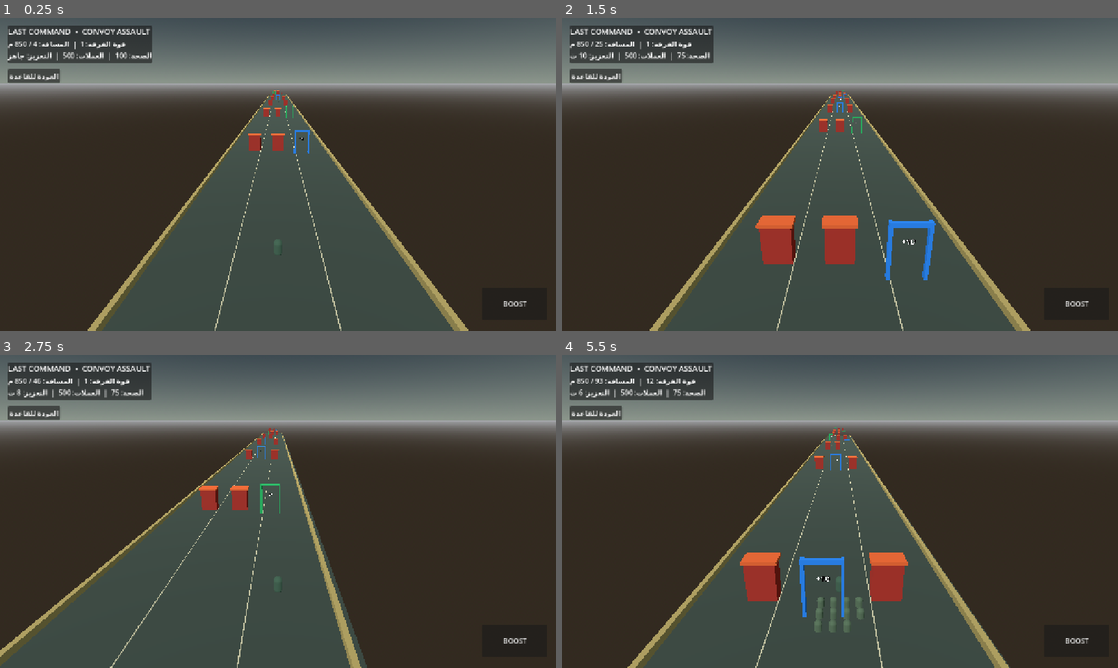
Above: before the commit, frames 1-4 (two rows, left to right).
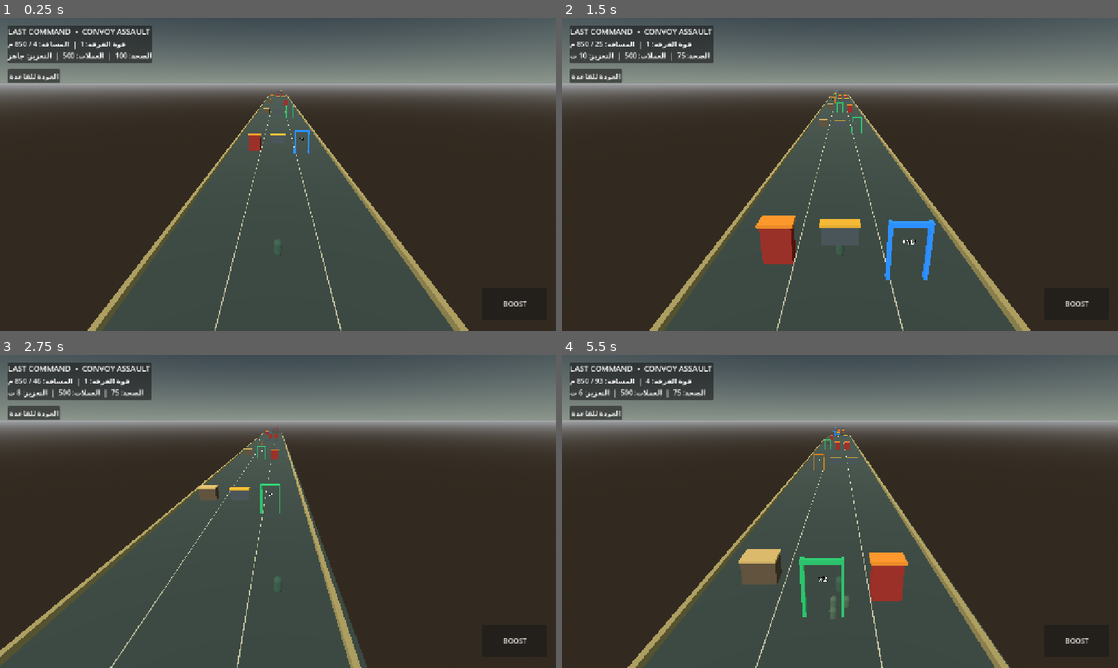
Above: after the commit, the same moments.

Repository: alshwqazf70-svg/last-command-android
Game: Godot game, scene res://scenes/convoy_run.tscn
Two runs of this game, one before a commit and one after it. Both use one fixed random seed, a clock stepped at 60 frames per second and the inputs below. This scene is started directly instead of the project's main scene.
Inputs (mouse positions are in pixels of both pictures, inside the frame that each line leads up to):
- Up to frame 1 (0.25 s): no input
- Up to frame 2 (1.5 s): click "BOOST" at 0.5 s; tap Enter (ui_accept) at 1.25 s; move the mouse to (962, 158) at 1.27 s; hold Right (ui_right) from 1.28 s (still down); click (962, 158) at 1.42 s
- Up to frame 3 (2.75 s): tap Enter (ui_accept) at 1.52 s; release Right (ui_right) at 2 s; drag from (166, 527) to (250, 574) at 2.02 s
- Up to frame 4 (5.5 s): move the mouse to (895, 442) at 2.77 s; hold Right (ui_right) 2.78-3.5 s; drag from (812, 574) to (673, 464) at 3.52 s; move the mouse to (1006, 558) at 4.27 s; hold Left (ui_left) 4.28-5 s; tap Enter (ui_accept) at 4.52 s; drag from (673, 464) to (756, 433) at 5.02 s

The runs differ from the first frame. In frame 1, 0.3% of the frame differs, in the area x 44-56%, y 23-44%; in frame 2, 1.9%; in frame 3, 0.7%; in frame 4, 2.5%, in the area x 15-63%, y 7-89%.

Commit message:
Enhance convoy gates, obstacles and troop motion

Diff:
--- a/project/scripts/convoy_run.gd
+++ b/project/scripts/convoy_run.gd
@@ -36,6 +36,8 @@
 var fire_button: Button
 var restart_button: Button
 var rng := RandomNumberGenerator.new()
+var run_time := 0.0
+var best_distance := 0.0
 
 func _ready() -> void:
 	rng.randomize()
@@ -52,6 +54,7 @@
 func _process(delta: float) -> void:
 	if game_over:
 		return
+	run_time += delta
 	run_distance += RUN_SPEED * delta
 	boost_timer = maxf(0.0, boost_timer - delta)
 	if run_distance >= FINISH_DISTANCE:
@@ -145,7 +148,7 @@
 		if active:
 			var row := int(i / columns)
 			var col := i % columns
-			soldier.position = Vector3((float(col) - float(columns - 1) * 0.5) * 0.58, 0, float(row + 1) * 0.72)
+			soldier.position = Vector3((float(col) - float(columns - 1) * 0.5) * 0.58, absf(sin(run_time * 7.0 + float(i) * 0.35)) * 0.055, float(row + 1) * 0.72)
 
 func _spawn_segment(z_pos: float) -> void:
 	var segment := Node3D.new()
@@ -154,9 +157,10 @@
 	add_child(segment)
 	segments.append(segment)
 	var gate_lane := rng.randi_range(-1, 1)
-	var gate_value := 10 if rng.randf() < 0.65 else 2
-	var gate_text := "+%d" % gate_value if gate_value == 10 else "x2"
-	var gate_color := Color(0.12, 0.48, 0.88) if gate_value == 10 else Color(0.12, 0.66, 0.35)
+	var roll := rng.randf()
+	var gate_value := 10 if roll < 0.55 else (2 if roll < 0.85 else 25)
+	var gate_text := "+%d" % gate_value if gate_value == 10 or gate_value == 25 else "x2"
+	var gate_color := Color(0.12, 0.48, 0.88) if gate_value == 10 else (Color(0.12, 0.66, 0.35) if gate_value == 2 else Color(0.72, 0.42, 0.08))
 	_add_gate(segment, Vector3(float(gate_lane) * 2.8, 1.35, 0), gate_text, gate_color, gate_value)
 	var obstacle_lanes: Array[int] = []
 	for lane in [-1, 0, 1]:
@@ -173,9 +177,14 @@
 	gate.set_meta("value", value)
 	gate.set_meta("lane", int(round(at.x / 2.8)))
 	parent.add_child(gate)
-	_add_box(gate, Vector3(-0.8, 0, 0), Vector3(0.16, 2.7, 0.22), tint)
-	_add_box(gate, Vector3(0.8, 0, 0), Vector3(0.16, 2.7, 0.22), tint)
-	_add_box(gate, Vector3(0, 1.25, 0), Vector3(1.75, 0.18, 0.22), tint)
+	var glow := StandardMaterial3D.new()
+	glow.albedo_color = tint
+	glow.emission_enabled = true
+	glow.emission = tint
+	glow.emission_energy_multiplier = 0.65
+	_add_box(gate, Vector3(-0.8, 0, 0), Vector3(0.16, 2.7, 0.22), tint).material_override = glow
+	_add_box(gate, Vector3(0.8, 0, 0), Vector3(0.16, 2.7, 0.22), tint).material_override = glow
+	_add_box(gate, Vector3(0, 1.25, 0), Vector3(1.75, 0.18, 0.22), tint).material_override = glow
 	var label := Label3D.new()
 	label.text = text_value
 	label.position = Vector3(0, 0.35, -0.16)
@@ -189,8 +198,16 @@
 	obstacle.set_meta("kind", "obstacle")
 	obstacle.set_meta("lane", int(round(at.x / 2.8)))
 	parent.add_child(obstacle)
-	_add_box(obstacle, Vector3.ZERO, Vector3(1.35, 1.9, 0.8), Color(0.62, 0.16, 0.12))
-	_add_box(obstacle, Vector3(0, 1.0, 0), Vector3(1.55, 0.16, 0.9), Color(0.85, 0.36, 0.16))
+	var variant := rng.randi_range(0, 2)
+	if variant == 0:
+		_add_box(obstacle, Vector3.ZERO, Vector3(1.35, 1.9, 0.8), Color(0.62, 0.16, 0.12))
+		_add_box(obstacle, Vector3(0, 1.0, 0), Vector3(1.55, 0.16, 0.9), Color(0.95, 0.55, 0.12))
+	elif variant == 1:
+		_add_box(obstacle, Vector3(0, 0.55, 0), Vector3(1.5, 1.1, 1.0), Color(0.38, 0.31, 0.22))
+		_add_box(obstacle, Vector3(0, 1.15, 0), Vector3(1.55, 0.12, 1.05), Color(0.82, 0.68, 0.38))
+	else:
+		_add_box(obstacle, Vector3(0, 0.45, 0), Vector3(1.65, 0.9, 0.55), Color(0.28, 0.32, 0.34))
+		_add_box(obstacle, Vector3(0, 0.95, 0), Vector3(1.8, 0.12, 0.62), Color(0.92, 0.68, 0.16))
 
 func _add_box(parent: Node3D, at: Vector3, dimensions: Vector3, tint: Color) -> MeshInstance3D:
 	var node := MeshInstance3D.new()
@@ -233,7 +250,7 @@
 			continue
 		if str(item.get_meta("kind")) == "gate":
 			var value := int(item.get_meta("value"))
-			crowd_count = mini(999, crowd_count + value) if value == 10 else mini(999, crowd_count * value)
+			crowd_count = mini(999, crowd_count + value) if value == 10 or value == 25 else mini(999, crowd_count * value)
 		else:
 			crowd_count = maxi(1, crowd_count - 15)
 			if crowd_count <= 1:
@@ -318,11 +335,13 @@
 		return
 	game_over = true
 	victory = won
-	var reward := 250 if won else int(run_distance / 8.0)
+	best_distance = maxf(best_distance, run_distance)
+	var reward := (250 + int(crowd_count * 2)) if won else int(run_distance / 8.0)
 	coins += reward
 	var cfg := ConfigFile.new()
 	cfg.load(SAVE_PATH)
 	cfg.set_value("progress", "coins", coins)
+	cfg.set_value("convoy", "best_distance", maxf(float(cfg.get_value("convoy", "best_distance", 0.0)), run_distance))
 	cfg.save(SAVE_PATH)
 	result_label.text = ("اكتملت المهمة!" if won else "انتهت المهمة") + "\nالمكافأة: %d عملة" % reward
 	result_panel.visible = true
